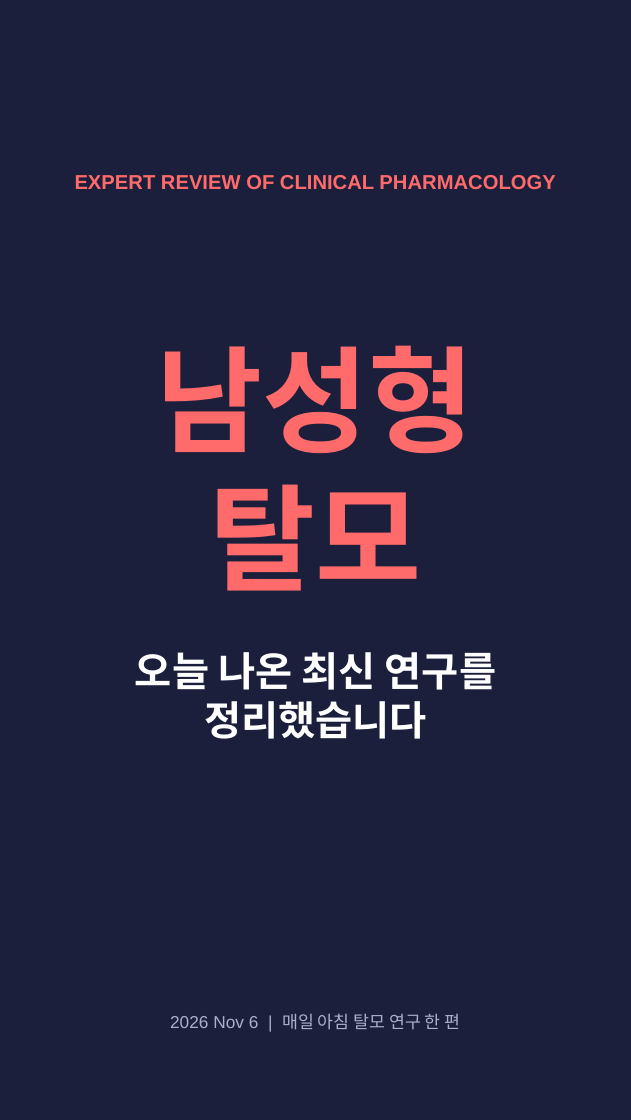
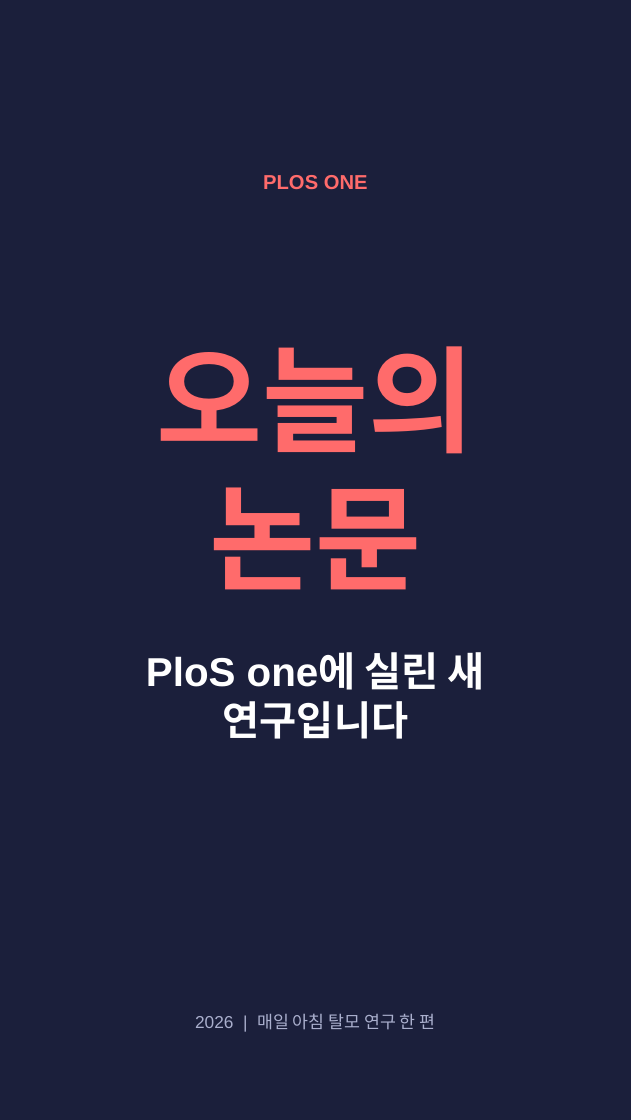
Before and after one commit to hyokang2010-BJ-ANTH/product-builder-test, a slide deck: slide 1 of pwa/data/latest/slides.pptx. Drawn at 631x1120 pixels with LibreOffice and Linux fonts; fonts in the diff are those of the drawing. Boxes give left, top, right and bottom in pixels: in the first picture for what was removed or moved away, otherwise in the second. Text is boxed around its words. In the diff, an @@ line names an element or a change of style, - is before the commit and + after.

```diff
--- a/pwa/data/latest/slides.pptx
+++ b/pwa/data/latest/slides.pptx
@@ text at <box>263,175,368,190</box>: text changed @@
-EXPERT REVIEW OF CLINICAL PHARMACOLOGY
+PLOS ONE
@@ text at <box>156,346,474,590</box>: text changed @@
-남성형 탈모
+오늘의 논문
@@ text at <box>146,652,485,739</box>: text changed @@
-오늘 나온 최신 연구를 정리했습니다
+PloS one에 실린 새 연구입니다
@@ text at <box>195,1013,436,1030</box>: text changed @@
-2026 Nov 6 | 매일 아침 탈모 연구 한 편
+2026 | 매일 아침 탈모 연구 한 편
```
Also in this commit, not shown: 1 other slide changed, 5 slides added, 4 slides removed, 26 other files.
